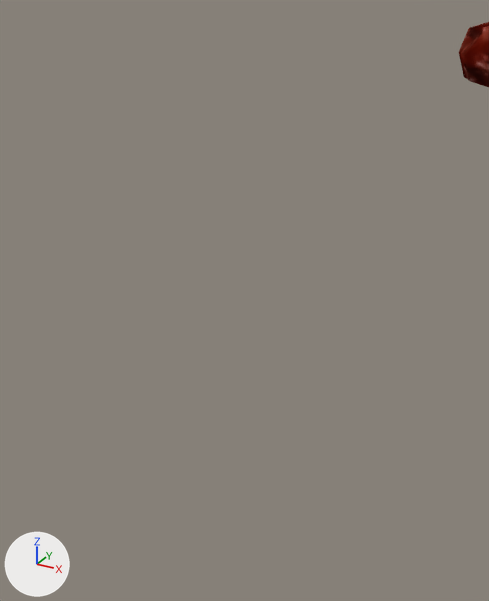
One commit to the Blender file Assets/World/C11L1/raw/C11L1_Props.blend: the scene before it, then after it.
Before and after are seen from a camera (50 mm lens) standing at (0.37, -5.62, 0.47) and looking at (0.03, -5.0, 0.16). Every picture has the same lights, and +X, +Y and +Z are marked at lower left.

The scene before the commit, as lines of its bpy script (objects in view):
```python
me_torus = bpy.data.meshes.new('Torus')
me_torus.from_pydata(...)  # 96 vertices, 96 faces; spans x -0.85..0.88, y -0.93..0.74, z -0.13..0.43
me_torus.polygons.foreach_set('use_smooth', [True] * 96)
me_torus.materials.append(mat_uv_flesh2)
ob_belly_sore = bpy.data.objects.new('Belly_Sore', me_torus)
ob_belly_sore.location = (0.0, 0.0, 0.0)
```
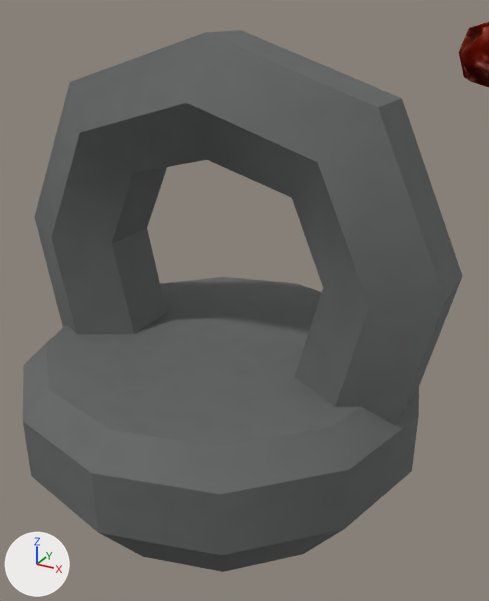
The change, as a list of edits to the scene's bpy script:
```text
Add img_tx_metal_png_001:
    img_tx_metal_png_001 = load_image('tx_metal.png.001', '../../C10L1/raw/SunRoom/tx_metal.png', 64, 64, 'sRGB')
Add mat_uv_metal:
    mat_uv_metal = principled_material('uv_metal')
    mat_uv_metal.texture = img_tx_metal_png_001
    mat_uv_metal.specular_ior_level = 0.0318
Add me_beziercurve:
    me_beziercurve.from_pydata(...)  # 90 vertices, 74 faces; spans x -0.249..0.26, y -0.241..0.241, z -0.086..0.448
    me_beziercurve.polygons.foreach_set('use_smooth', [True] * 74)
    me_beziercurve.materials.append(mat_uv_metal)  # picture img_tx_metal_png_001
Add ob_catwalk_anchor:
    ob_catwalk_anchor = bpy.data.objects.new('Catwalk_Anchor', me_beziercurve)
    ob_catwalk_anchor.location = (0.0, -5.0, 0.0)
```

Location of each change, [x1, y1, x2, y2] in pixels of the pictures (489 x 601 px):
'Catwalk_Anchor', added
    after: [23, 30, 462, 572]
